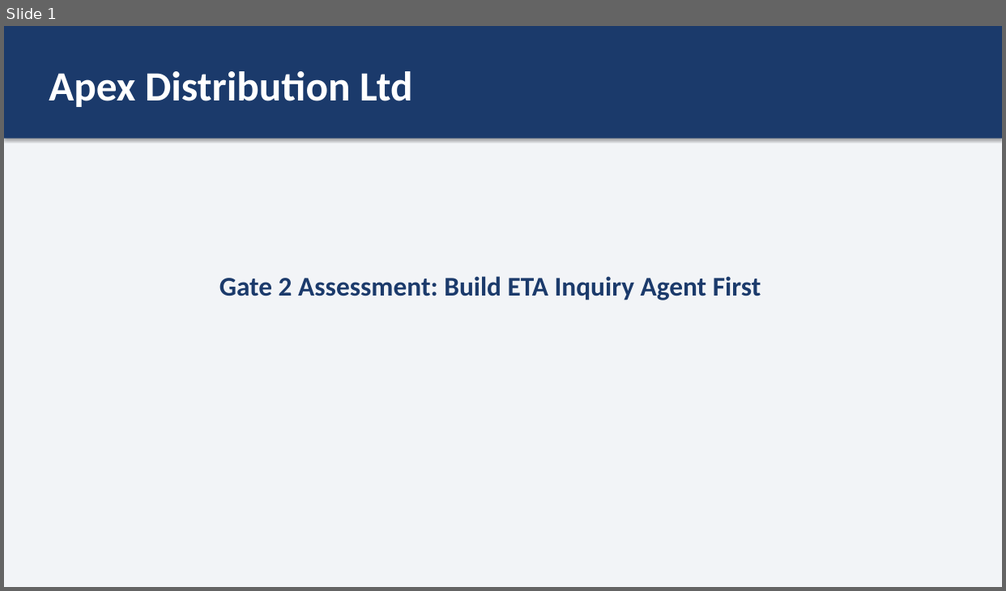
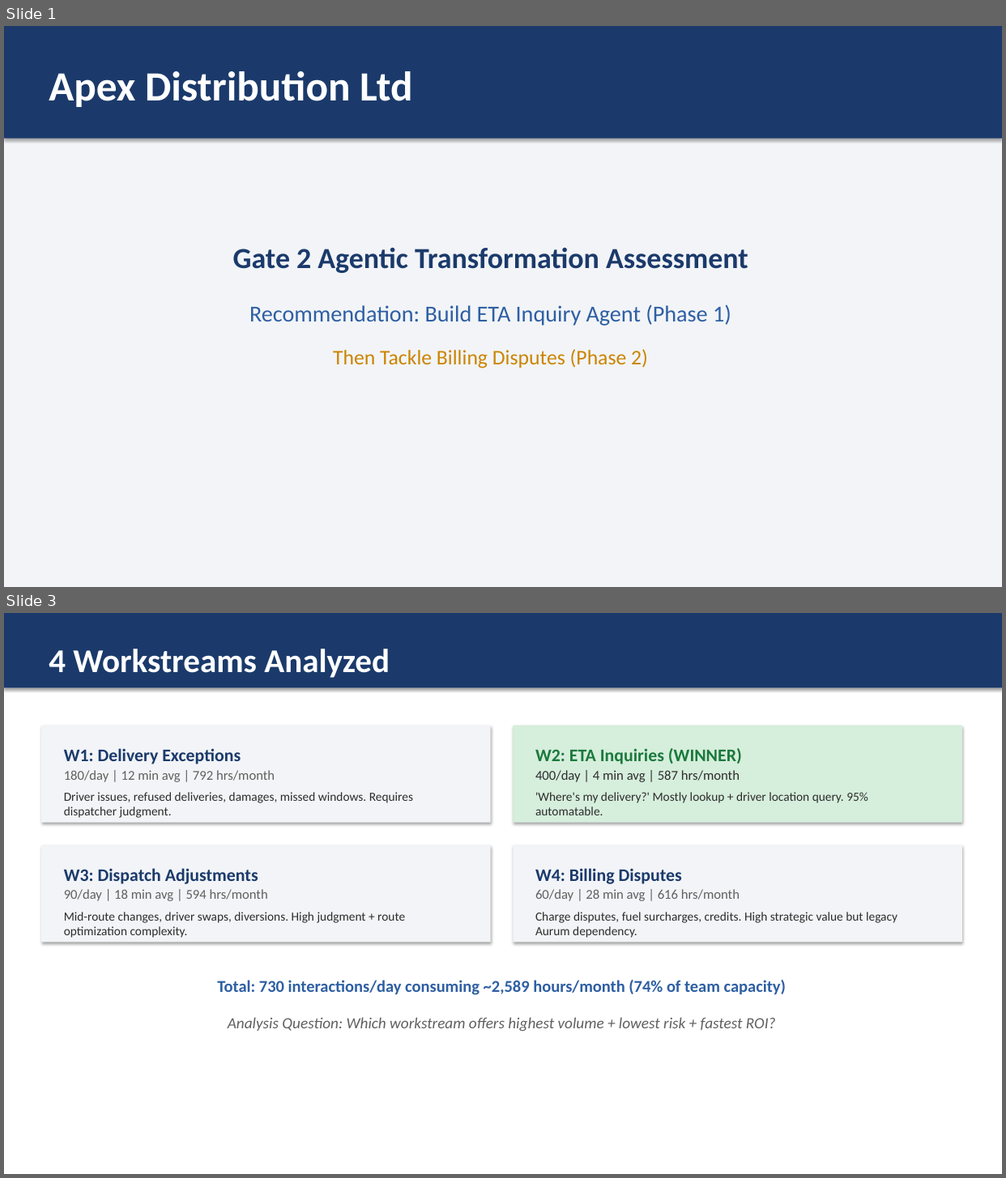
Before and after one commit to aohagan1234/FDE-practice-week2, a slide deck: FDE-assessment-week2/Gate2-Final-Presentation.pptx. Shown one above the other, each under a label of ours: slide 1 before the commit, slides 1 and 3 after it; the slides between them are not shown. The pictures are 1006x591 and 1006x1178 pixels, drawn with LibreOffice and Linux fonts; fonts in the diff are those of the drawing. Boxes give left, top, right and bottom in pixels: in the first picture for what was removed or moved away, otherwise in the second. Text is boxed around its words. In the diff, an @@ line names an element or a change of style, - is before the commit and + after.

```diff
--- a/FDE-assessment-week2/Gate2-Final-Presentation.pptx
+++ b/FDE-assessment-week2/Gate2-Final-Presentation.pptx
@@ slide 3 added at [4, 613, 1002, 1174], background #FFFFFF @@
@@ rectangle added at [4, 613, 1002, 688], fill #1B3A6B @@
@@ text added at [49, 649, 390, 678], 32 pt, text #FFFFFF, bold @@
+4 Workstreams Analyzed
@@ rectangle added at [41, 726, 491, 823], fill #F2F4F7 @@
@@ rectangle added at [513, 726, 962, 823], fill #D6EEDC @@
@@ text added at [64, 748, 241, 764], 17 pt, text #1B3A6B, bold @@
+W1: Delivery Exceptions
@@ text added at [535, 748, 742, 764], 17 pt, text #1A7A3C, bold @@
+W2: ETA Inquiries (WINNER)
@@ text added at [64, 770, 275, 782], 13 pt, text #606060 @@
+180/day | 12 min avg | 792 hrs/month
@@ text added at [535, 770, 739, 782], 13 pt, text #2D2D2D @@
+400/day | 4 min avg | 587 hrs/month
@@ text added at [64, 792, 413, 818], 12 pt, text #2D2D2D @@
+Driver issues, refused deliveries, damages, missed windows. Requires dispatcher judgment.
@@ text added at [535, 792, 868, 815], 12 pt, text #2D2D2D @@
+'Where's my delivery?' Mostly lookup + driver location query. 95% automatable.
@@ rectangle added at [41, 845, 491, 943], fill #F2F4F7 @@
@@ rectangle added at [513, 845, 962, 943], fill #F2F4F7 @@
@@ text added at [64, 868, 258, 884], 17 pt, text #1B3A6B, bold @@
+W3: Dispatch Adjustments
@@ text added at [535, 868, 682, 884], 17 pt, text #1B3A6B, bold @@
+W4: Billing Disputes
@@ text added at [64, 889, 268, 901], 13 pt, text #606060 @@
+90/day | 18 min avg | 594 hrs/month
@@ text added at [535, 889, 739, 901], 13 pt, text #606060 @@
+60/day | 28 min avg | 616 hrs/month
@@ text added at [64, 912, 405, 938], 12 pt, text #2D2D2D @@
+Mid-route changes, driver swaps, diversions. High judgment + route optimization complexity.
@@ text added at [535, 912, 897, 938], 12 pt, text #2D2D2D @@
+Charge disputes, fuel surcharges, credits. High strategic value but legacy Aurum dependency.
@@ text added at [217, 980, 786, 995], 16 pt, text #2E5FA3, bold @@
+Total: 730 interactions/day consuming ~2,589 hours/month (74% of team capacity)
@@ text added at [228, 1017, 776, 1032], 15 pt, text #606060, italic @@
+Analysis Question: Which workstream offers highest volume + lowest risk + fastest ROI?
@@ slide 1 changed as well @@
@@ text at [233, 247, 748, 273]: text changed; size 26 to 28 pt @@
-Gate 2 Assessment: Build ETA Inquiry Agent First
+Gate 2 Agentic Transformation Assessment
@@ text added at [249, 305, 731, 326], 22 pt, text #2E5FA3 @@
+Recommendation: Build ETA Inquiry Agent (Phase 1)
@@ text added at [333, 349, 648, 369], 20 pt, text #CC8400 @@
+Then Tackle Billing Disputes (Phase 2)
```
Also in this commit, not shown: 3 other slides changed, 4 other slides added, 1 slide removed, 1 other file.
